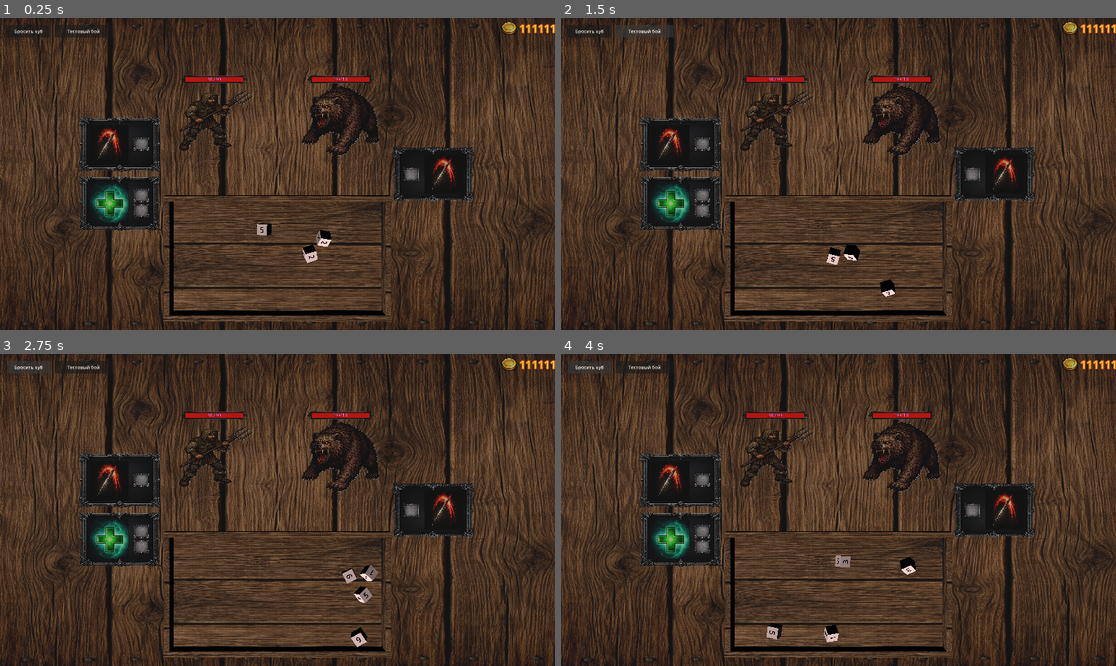
Above: before the commit, frames 1-4 (two rows, left to right).
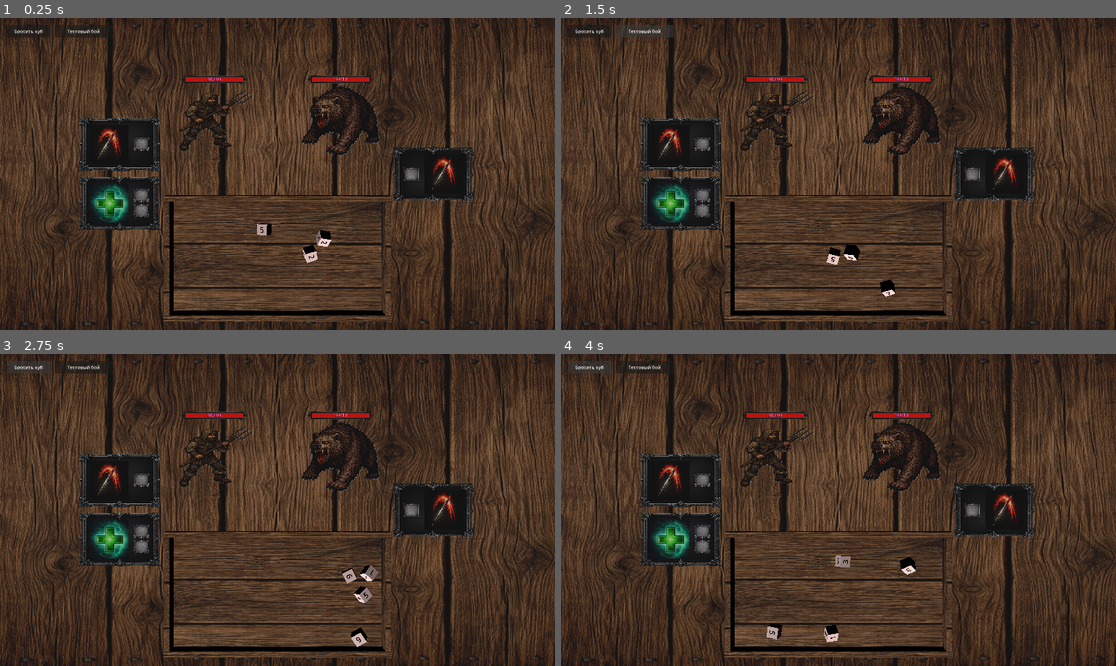
Above: after the commit, the same moments.

Repository: olegbogai-web/dicegame
Game: Godot game, scene res://scenes/new_battle_table.tscn
The game is run twice, just before and just after one commit, with the same random seed, the same clock (stepped at 60 frames per second) and the same inputs. This scene is started directly instead of the project's main scene.
Inputs:
- Up to frame 1 (0.25 s): no input
- Up to frame 2 (1.5 s): click "Бросить куб" at 0.5 s; click "Тестовый бой" at 1.25 s
- Up to frame 3 (2.75 s): click "Бросить куб" at 2 s
- Up to frame 4 (4 s): click "Тестовый бой" at 2.75 s; click "Бросить куб" at 3.5 s

The runs differ from the first frame. In frame 1, 0.2% of the frame differs, in the area x 90-100%, y 1-6%; in frame 2, 0.2%; in frame 3, 0.2%; in frame 4, 0.2%.

Commit message:
добавил коече

Diff:
--- a/scenes/new_battle_table.tscn
+++ b/scenes/new_battle_table.tscn
@@ -12,7 +12,6 @@
 [ext_resource type="Texture2D" uid="uid://cr5mbqdxoaee3" path="res://assets/entity/monsters/test_player.png" id="9_v3i8a"]
 [ext_resource type="PackedScene" uid="uid://damoph5umarop" path="res://scenes/ability_reward.tscn" id="10_df7hy"]
 [ext_resource type="Texture2D" uid="uid://dxvwoyqvt34rk" path="res://assets/artefacts/necklace_strength.png" id="10_tw8gb"]
-[ext_resource type="Texture2D" uid="uid://c2npj028il5ih" path="res://assets/ui/coin.png" id="13_aextr"]
 
 [sub_resource type="StandardMaterial3D" id="StandardMaterial3D_gpgk3"]
 albedo_texture = ExtResource("3_5yklm")
@@ -90,12 +89,6 @@
 albedo_texture = ExtResource("10_tw8gb")
 
 [sub_resource type="PlaneMesh" id="PlaneMesh_kitqn"]
-
-[sub_resource type="StandardMaterial3D" id="StandardMaterial3D_kitqn"]
-transparency = 1
-albedo_texture = ExtResource("13_aextr")
-
-[sub_resource type="PlaneMesh" id="PlaneMesh_14ef2"]
 
 [node name="battle_table" type="Node3D" unique_id=2051974326]
 script = ExtResource("2_runtime")
@@ -282,16 +275,3 @@
 sorting_offset = 5.0
 material_override = SubResource("StandardMaterial3D_2v2t6")
 mesh = SubResource("PlaneMesh_kitqn")
-
-[node name="coin" type="MeshInstance3D" parent="." unique_id=1036548424]
-transform = Transform3D(0.4, 0, 0, 0, 0.4, 0, 0, 0, 0.4, 11.010382, 0.01, -6.9212484)
-material_override = SubResource("StandardMaterial3D_kitqn")
-mesh = SubResource("PlaneMesh_14ef2")
-
-[node name="number_of_coins" type="Label3D" parent="coin" unique_id=1339183544]
-transform = Transform3D(1, 0, 0, 0, -4.371139e-08, 1, 0, -1, -4.371139e-08, 3.429618, 0, 0)
-pixel_size = 0.04
-modulate = Color(0.8980392, 0.84313726, 0.3254902, 1)
-outline_modulate = Color(0.8392157, 0.32156864, 0.011764706, 1)
-text = "111111"
-outline_size = 10
--- /dev/null
+++ b/ui/scenes/money_ui.tscn
@@ -0,0 +1,33 @@
+[gd_scene format=3 uid="uid://da7pxwcgh4x4h"]
+
+[ext_resource type="Texture2D" uid="uid://c2npj028il5ih" path="res://assets/ui/coin.png" id="1_oc30r"]
+
+[node name="money_ui" type="Control" unique_id=899722087]
+layout_mode = 3
+anchors_preset = 15
+anchor_right = 1.0
+anchor_bottom = 1.0
+grow_horizontal = 2
+grow_vertical = 2
+
+[node name="TextureRect" type="TextureRect" parent="." unique_id=17831411]
+layout_mode = 0
+offset_left = 1742.0001
+offset_top = 13.0
+offset_right = 1998.0001
+offset_bottom = 269.0
+scale = Vector2(0.21138568, 0.20126887)
+texture = ExtResource("1_oc30r")
+
+[node name="Label" type="Label" parent="." unique_id=1532399350]
+layout_mode = 0
+offset_left = 1809.0
+offset_top = 7.9999995
+offset_right = 1834.0593
+offset_bottom = 36.0
+scale = Vector2(2.1948018, 1.9880416)
+theme_override_colors/font_color = Color(0.9764706, 1, 0.07450981, 1)
+theme_override_colors/font_outline_color = Color(0.6666667, 0.29411766, 0.14901961, 1)
+theme_override_constants/outline_size = 4
+theme_override_font_sizes/font_size = 20
+text = "34"
